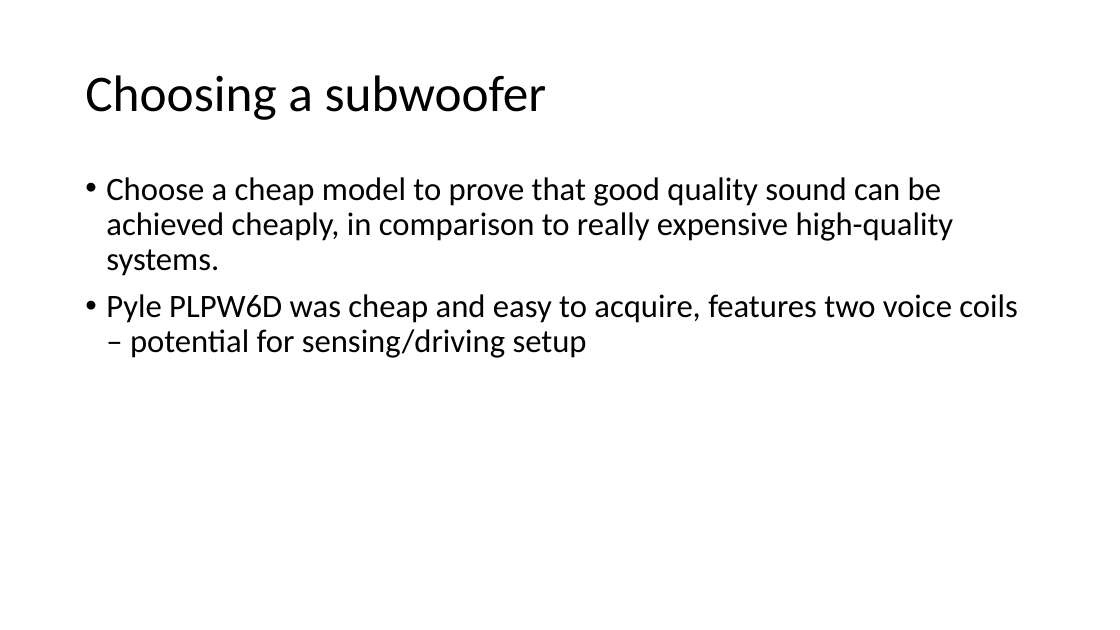
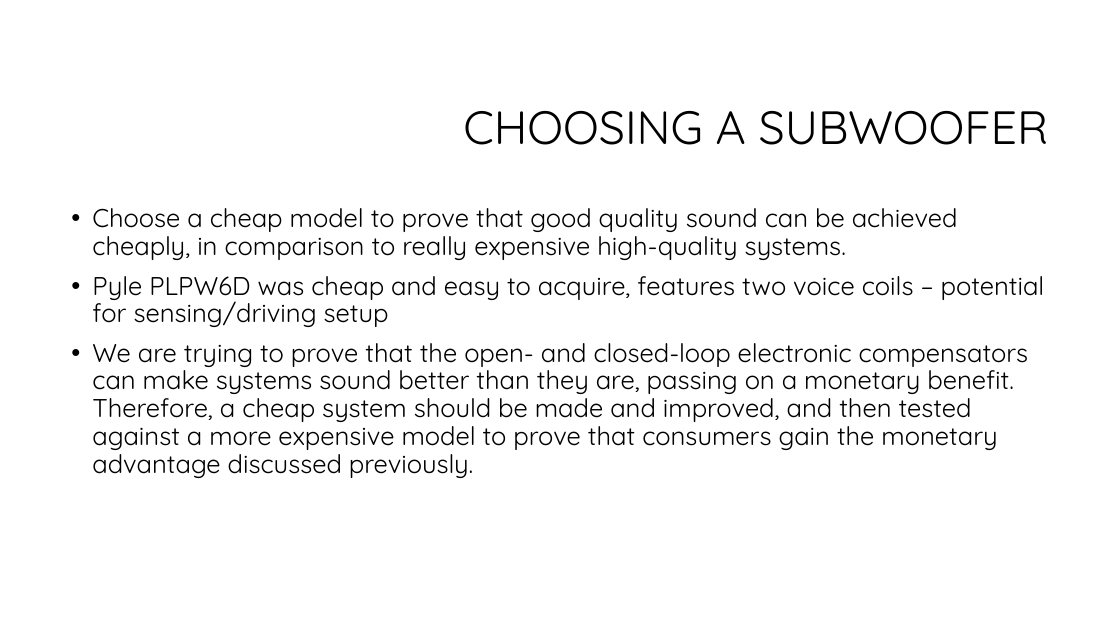
Before and after one commit to spez1998/3rd-year-project, a slide deck: slide 12 of Deliverables/2ndMarkerViva/viva_presentation.pptx (slide 10 before the commit). Drawn at 1120x630 pixels with LibreOffice and Linux fonts; fonts in the diff are those of the drawing; background and template pictures are left out. Boxes give left, top, right and bottom in pixels: in the first picture for what was removed or moved away, otherwise in the second. Text is boxed around its words. In the diff, an @@ line names an element or a change of style, - is before the commit and + after.

```diff
--- a/Deliverables/2ndMarkerViva/viva_presentation.pptx
+++ b/Deliverables/2ndMarkerViva/viva_presentation.pptx
@@ title at [463,111,1049,145]: text changed; size 44 to 40 pt; font Calibri to Quicksand @@
-Choosing a subwoofer
+CHOOSING A SUBWOOFER
@@ text "Choose a cheap model to ...": place and size @@
-text "Choose a cheap model to ..." at [106,177,1017,358]
+text "Choose a cheap model to ..." at [92,208,1045,478]
@@ text at [92,208,1045,327]: size 28 to 22 pt, font Calibri to Quicksand in "Choose a cheap model to prove that ...", "Pyle PLPW6D was cheap and easy to ..." @@
@@ text at [92,343,1029,478]: paragraph added @@
+• We are trying to prove that the open- and closed-loop electronic compensators can make systems sound better than they are, passing on a monetary benefit. Therefore, a cheap system should be made and improved, and then tested against a more expensive model to prove that consumers gain the monetary advantage discussed previously.
```
Also in this commit, not shown: 13 other slides changed, 2 slides added, 1 other file.
